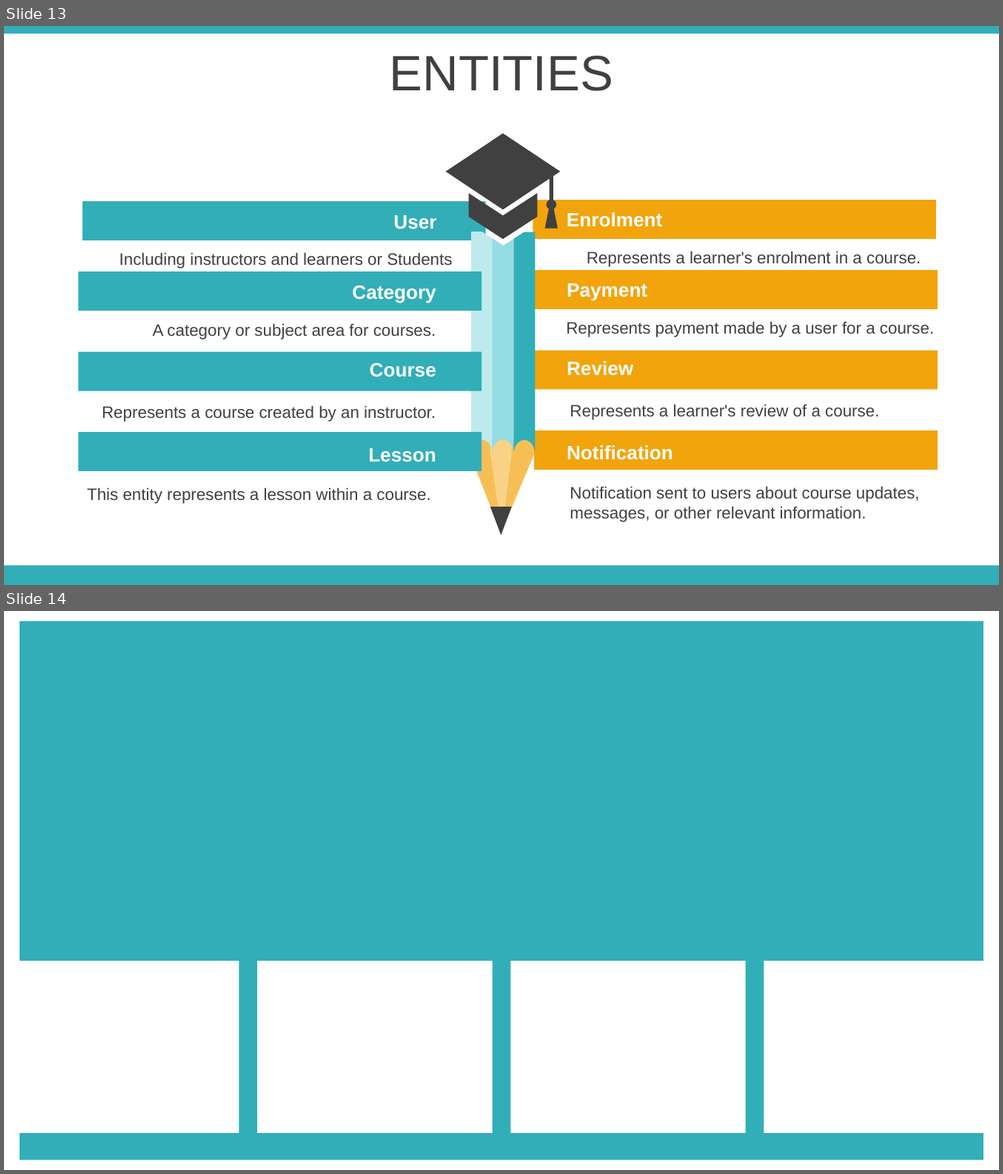
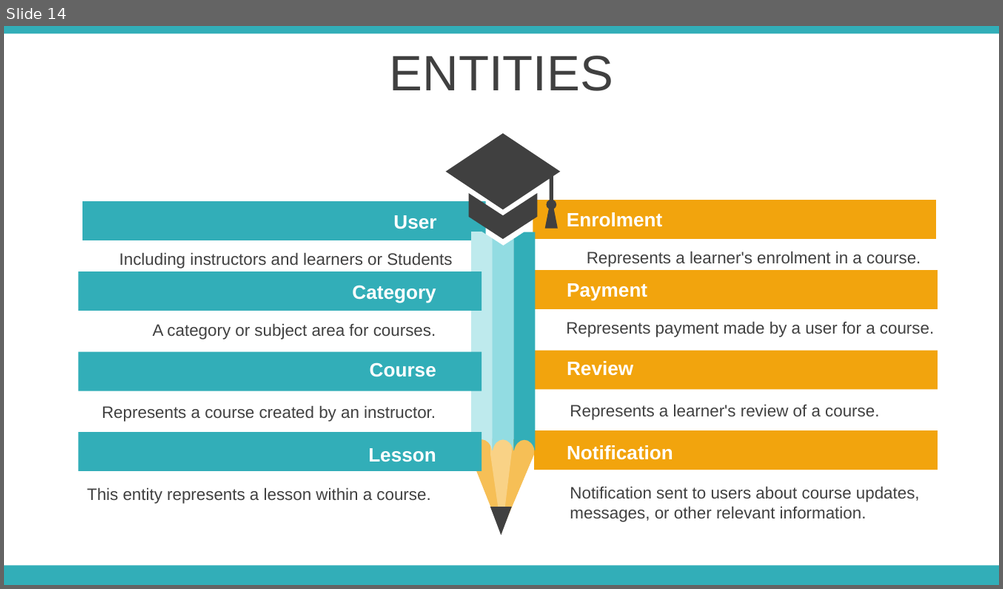
Before and after one commit to treehays/EasyLearn, a slide deck: EasyLearn/Material/02 Sample Template.pptx. Shown one above the other, each under a label of ours: slides 13 and 14 before the commit, slide 14 after it. The pictures are 1003x1174 and 1003x589 pixels, drawn with LibreOffice and Linux fonts; fonts in the diff are those of the drawing. Boxes give left, top, right and bottom in pixels: in the first picture for what was removed or moved away, otherwise in the second. Text is boxed around its words. In the diff, an @@ line names an element or a change of style, - is before the commit and + after.

```diff
--- a/EasyLearn/Material/02 Sample Template.pptx
+++ b/EasyLearn/Material/02 Sample Template.pptx
@@ slide 14 removed at [4,611,999,1170], background #FFFFFF @@
@@ rectangle removed at [20,621,984,1160] @@
@@ rectangle removed at [4,961,239,1133] @@
@@ rectangle removed at [258,961,492,1133] @@
@@ rectangle removed at [510,961,745,1133] @@
@@ rectangle removed at [764,961,999,1133] @@
@@ what was slide 13 is now slide 14 @@
```
Also in this commit, not shown: 1 slide changed, 4 slides added, 65 other slides removed, 39 other files.
